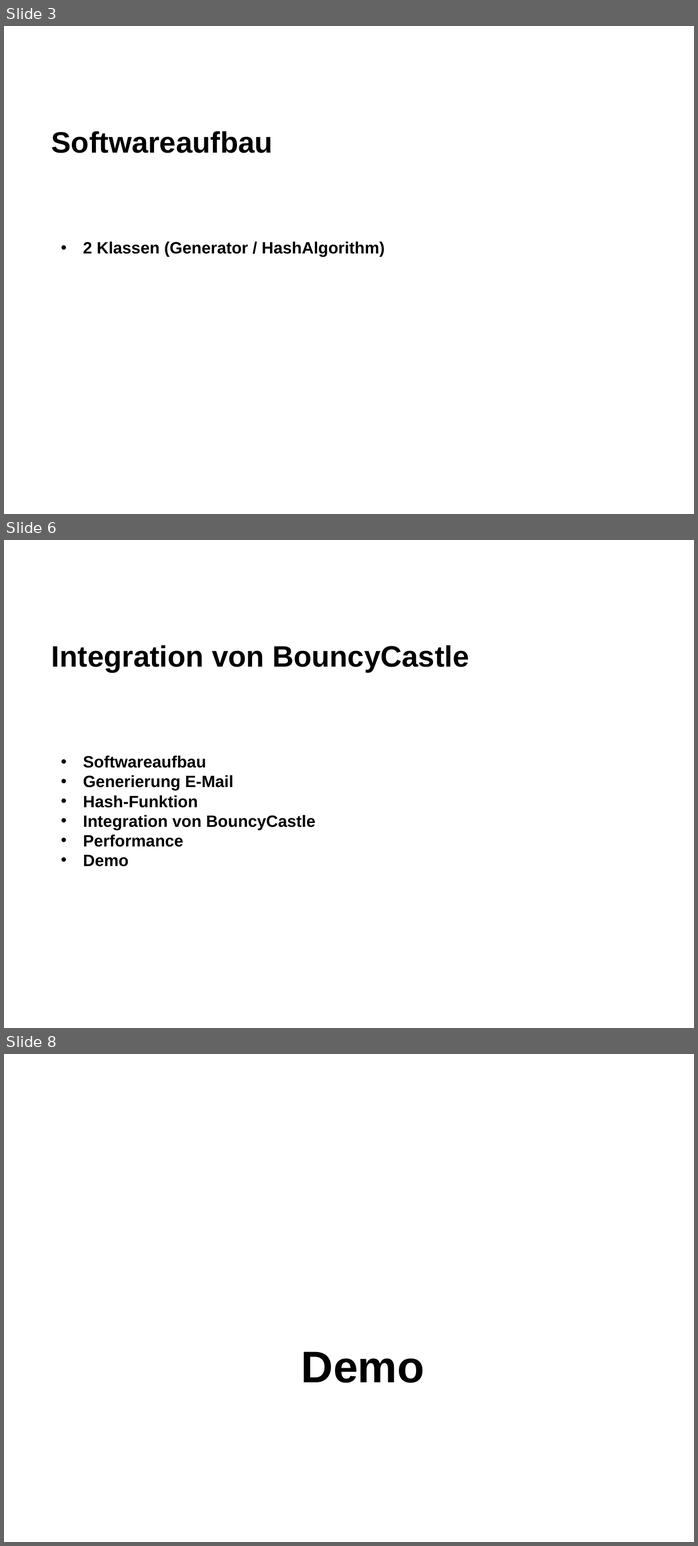
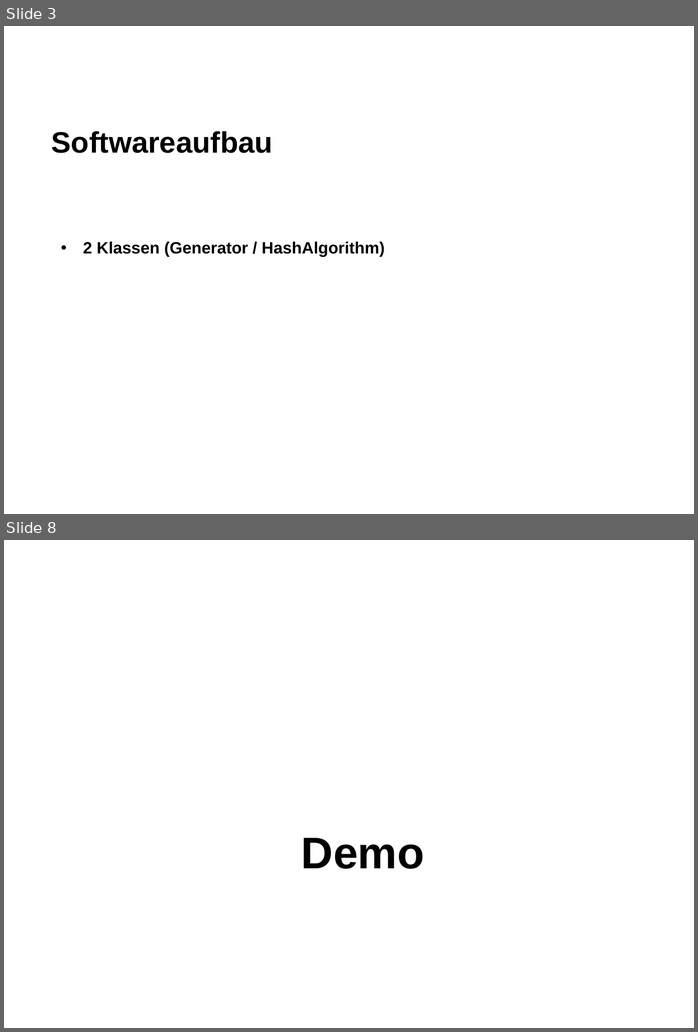
Before and after one commit to danielguerber/Apsi, a slide deck: Presentation/vorlage-powerpoint-folie.ppt. Shown one above the other, each under a label of ours: slides 3, 6 and 8 before the commit, slides 3 and 8 after it; the slides between them are not shown. The pictures are 698x1546 and 698x1032 pixels, drawn with LibreOffice and Linux fonts; fonts in the diff are those of the drawing; background and template pictures are left out. Boxes give left, top, right and bottom in pixels: in the first picture for what was removed or moved away, otherwise in the second. Text is boxed around its words. In the diff, an @@ line names an element or a change of style, - is before the commit and + after.

```diff
--- a/Presentation/vorlage-powerpoint-folie.ppt
+++ b/Presentation/vorlage-powerpoint-folie.ppt
@@ slide 6 removed at (4, 540, 694, 1028), background #FFFFFF @@
@@ title removed at (52, 645, 469, 673) @@
-Integration von BouncyCastle
@@ text removed at (83, 755, 315, 866) @@
-• Softwareaufbau
-• Generierung E-Mail
-• Hash-Funktion
-• Integration von BouncyCastle
-• Performance
-• Demo
```
Also in this commit, not shown: 2 slides changed, 2 slides added, 1 other slide removed.
